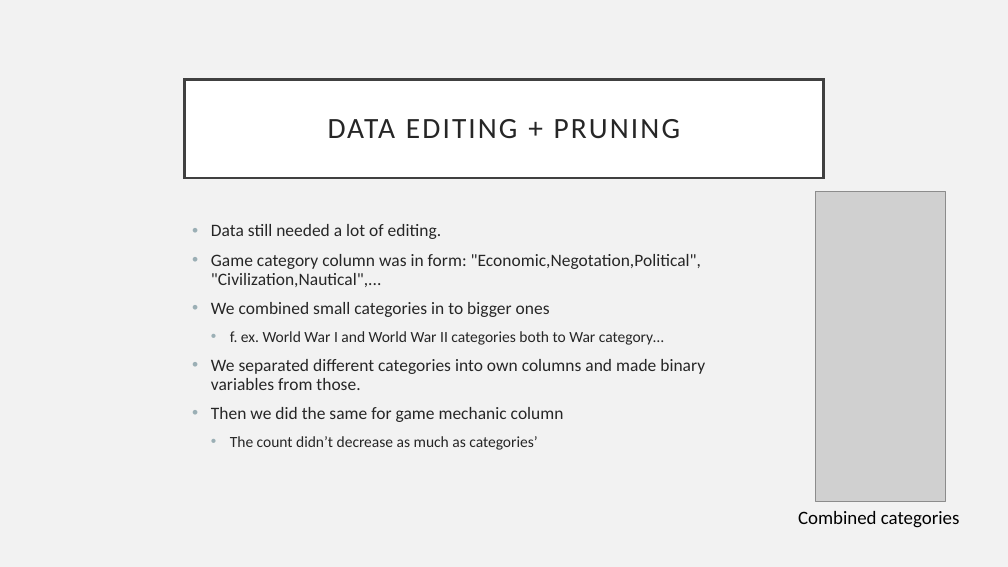
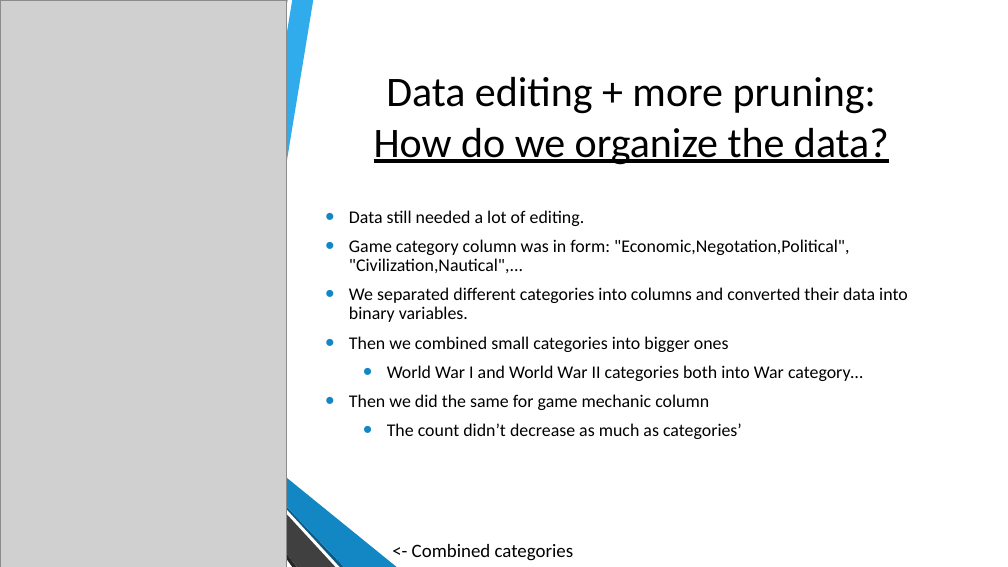
Before and after one commit to Kirasamah/GameDataMining, a slide deck: slide 5 of esitys/esitys.pptx. Drawn at 1008x567 pixels with LibreOffice and Linux fonts; fonts in the diff are those of the drawing; grey boxes stand for pictures; background and template pictures are left out. Boxes give left, top, right and bottom in pixels: in the first picture for what was removed or moved away, otherwise in the second. Text is boxed around its words. In the diff, an @@ line names an element or a change of style, - is before the commit and + after.

```diff
--- a/esitys/esitys.pptx
+++ b/esitys/esitys.pptx
@@ background #F2F2F2 to picture (left out) @@
@@ picture: place and size @@
-picture at box(816, 191, 946, 501)
+picture at box(0, 0, 286, 567)
@@ rectangle added at box(0, 0, 1008, 567), fill #FFFFFF @@
@@ freeform shape added at box(189, 0, 405, 438), fill #FFFFFF @@
@@ title "Data editing + more pruning: ...": place and size @@
-title "Data editing + more pruning: ..." at box(185, 79, 823, 178)
+title "Data editing + more pruning: ..." at box(374, 77, 889, 165)
@@ title "Data editing + more pruning: ..." at box(374, 77, 889, 165): fill #FFFFFF to none; outline #404040 2.5 pt to none @@
@@ title at box(374, 77, 889, 165): text changed; size 28 to 40 pt; text colour #262626 to #000000 @@
-DATA EDITING + PRUNING
+Data editing + more pruning:
+How do we organize the data?
@@ text "Data still needed a lot ...": place and size @@
-text "Data still needed a lot ..." at box(211, 224, 705, 450)
+text "Data still needed a lot ..." at box(349, 210, 908, 439)
@@ text "Data still needed a lot ..." at box(349, 210, 908, 439): vertical alignment top to middle @@
@@ text at box(349, 210, 849, 439): size 16.6 to 17 pt in "Data still needed a lot of editing.", "Game category column was in form: "Economic,Negotation,Polit ...", "Then we did the same for game ..."; text colour #262626 to #000000 in "Data still needed a lot of editing.", "Game category column was in form: "Economic,Negotation,Polit ...", "Then we did the same for game ...", "The count didn’t decrease as much as ..."; size 14.8 to 17 pt in "The count didn’t decrease as much as ..."; indent changed; bullet colour #9BAFB5 to #1287C3 @@
@@ text at box(349, 287, 908, 381): text changed; size 16.6 to 17 pt; text colour #262626 to #000000 @@
-• We combined small categories in to bigger ones
-  • f. ex. World War I and World War II categories both to War category…
-• We separated different categories into own columns and made binary variables from those.
+• We separated different categories into columns and converted their data into binary variables.
+• Then we combined small categories into bigger ones
+  • World War I and World War II categories both into War category…
@@ group added at box(12, 0, 214, 567): 6 freeform shapes @@
@@ freeform shape added at box(191, 435, 399, 567), fill #FFFFFF @@
@@ group added at box(195, 0, 397, 567): 6 freeform shapes @@
@@ text at box(412, 544, 574, 561): text changed @@
-Combined categories
+<- Combined categories
```
Also in this commit, not shown: 8 other slides changed, 4 slides added, 3 other files.
